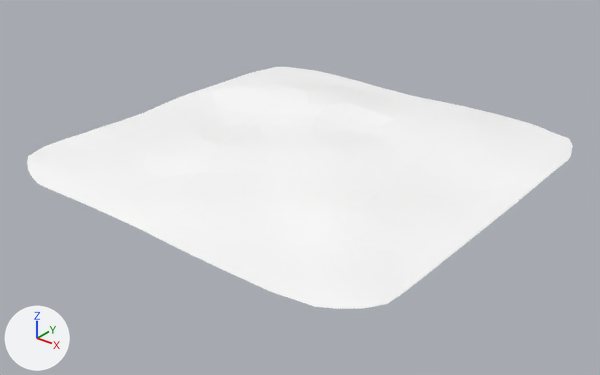
Renders of the glTF model public/assets/models/nature/ground_01.glb from each side of a commit.
Rendered twice from a 50 mm lens placed at (33.1, -41.9, 22.5), pointed at (0.5, -1.2, -2.8). The lights are fixed; the arrows at lower left show +X, +Y and +Z. The first picture is the older version. Where no turn or scale is listed for an object, it has been applied to the vertices.

The scene before the commit, as lines of its bpy script (objects in view):
```python
mat_nature_mat_01 = principled_material('Nature_Mat_01')
mat_nature_mat_01.base_color = (1.0, 1.0, 1.0)  # white #ffffff
me_plane_001 = bpy.data.meshes.new('Plane.001')
me_plane_001.from_pydata(...)  # 257 vertices, 440 faces; spans x -14.9..14.9, y -14.9..14.9, z 0.0..1.3
me_plane_001.materials.append(mat_nature_mat_01)  # white #ffffff
ob_ground_01 = bpy.data.objects.new('Ground_01', me_plane_001)
ob_ground_01.location = (0.0, 0.0, -0.8)
```
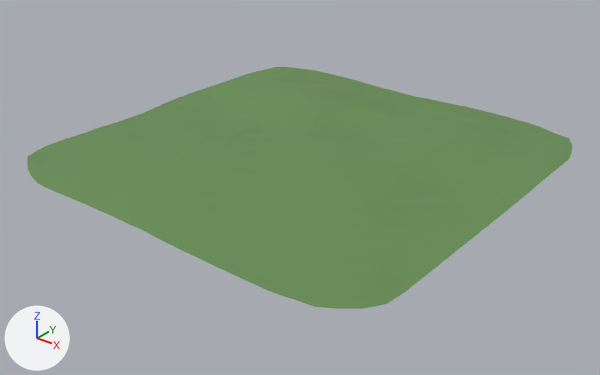
The newer file is also turned or shifted as a whole; pictures and numbers use the older file's frame.

Changed parts and their boxes (x1, y1, x2, y2) in the pictures (600 x 375 px):
```json
{"object": "Ground_01", "change": "surface changed", "before": [27, 67, 573, 309], "after": [27, 67, 573, 309], "on screen": "white to green"}
```

Scene script edits in JSON lines:
```json
{"op": "add", "block": "img_simplenature_texture_01", "code": ["img_simplenature_texture_01 = load_image('SimpleNature_Texture_01', '_unpacked/SimpleNature_Texture_01', 1024, 1024, 'sRGB')"]}
{"op": "remove", "block": "mat_nature_mat_01", "code": "mat_nature_mat_01.base_color = (1.0, 1.0, 1.0)  # white #ffffff"}
{"op": "add", "block": "mat_nature_mat_01", "code": "mat_nature_mat_01.texture = img_simplenature_texture_01"}
{"op": "set", "path": "mat_nature_mat_01.roughness", "old": "0.5", "new": "0.85"}
```
